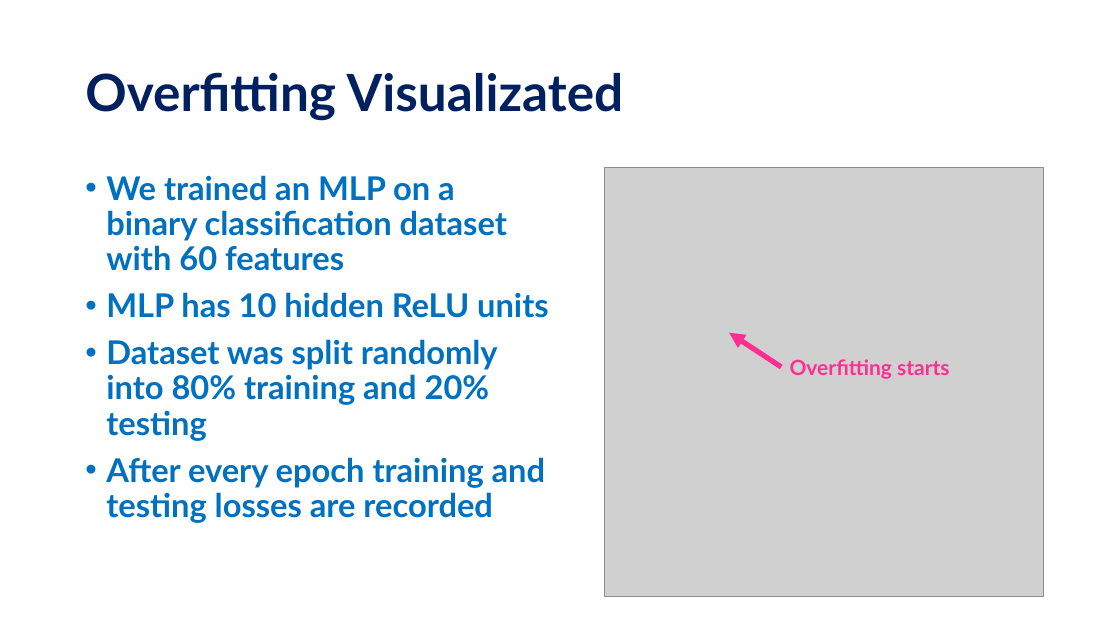
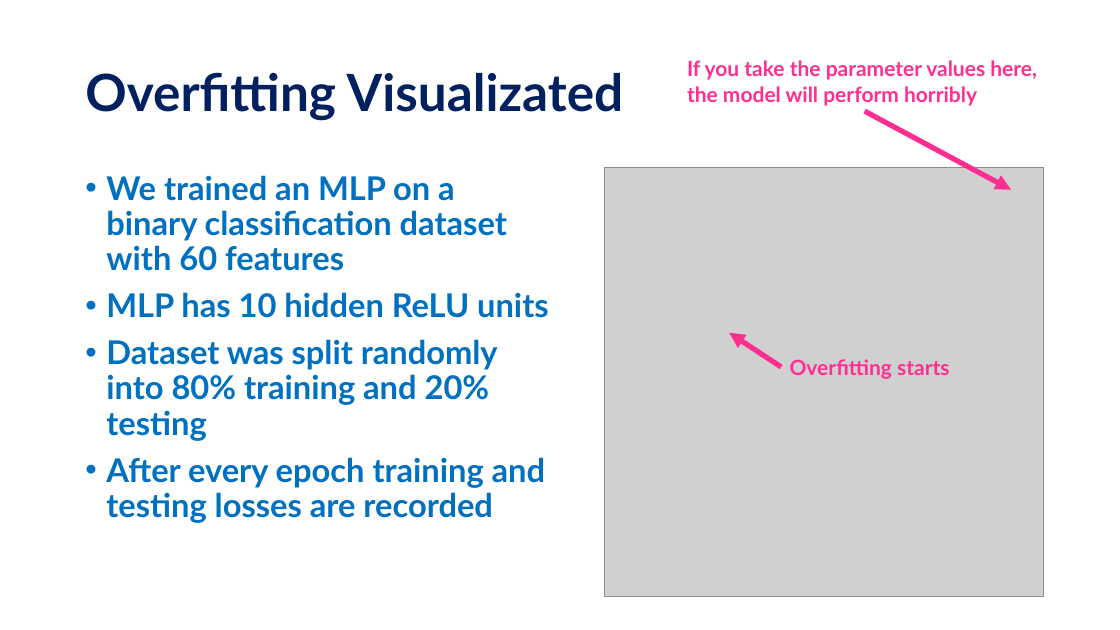
Before and after one commit to KISRDevelopment/python-ml-2025, a slide deck: slide 2 of slides/block12.pptx. Drawn at 1120x630 pixels with LibreOffice and Linux fonts; fonts in the diff are those of the drawing; grey boxes stand for pictures. Boxes give left, top, right and bottom in pixels: in the first picture for what was removed or moved away, otherwise in the second. Text is boxed around its words. In the diff, an @@ line names an element or a change of style, - is before the commit and + after.

```diff
--- a/slides/block12.pptx
+++ b/slides/block12.pptx
@@ text added at <box>687,60,1037,106</box>, 18 pt, text #FF2F92, bold @@
+If you take the parameter values here, the model will perform horribly
@@ arrow added from (865, 111) to (1012, 190), #FF2F92 4.5 pt @@
```
Also in this commit, not shown: 4 other files.
